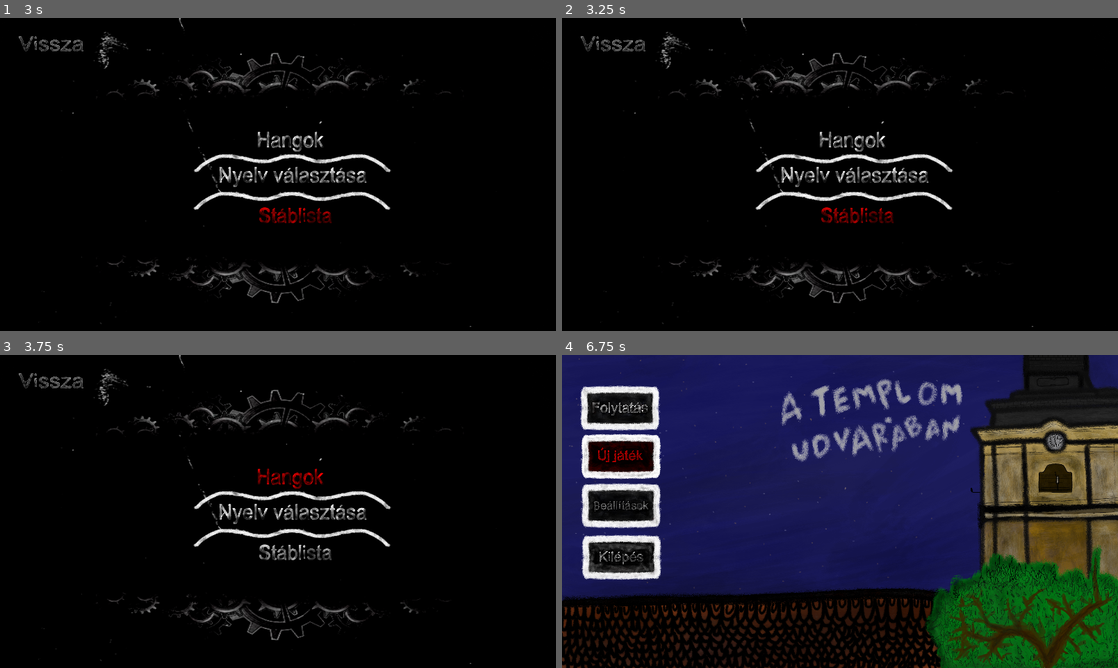
Above: before the commit, frames 1-4 (two rows, left to right).
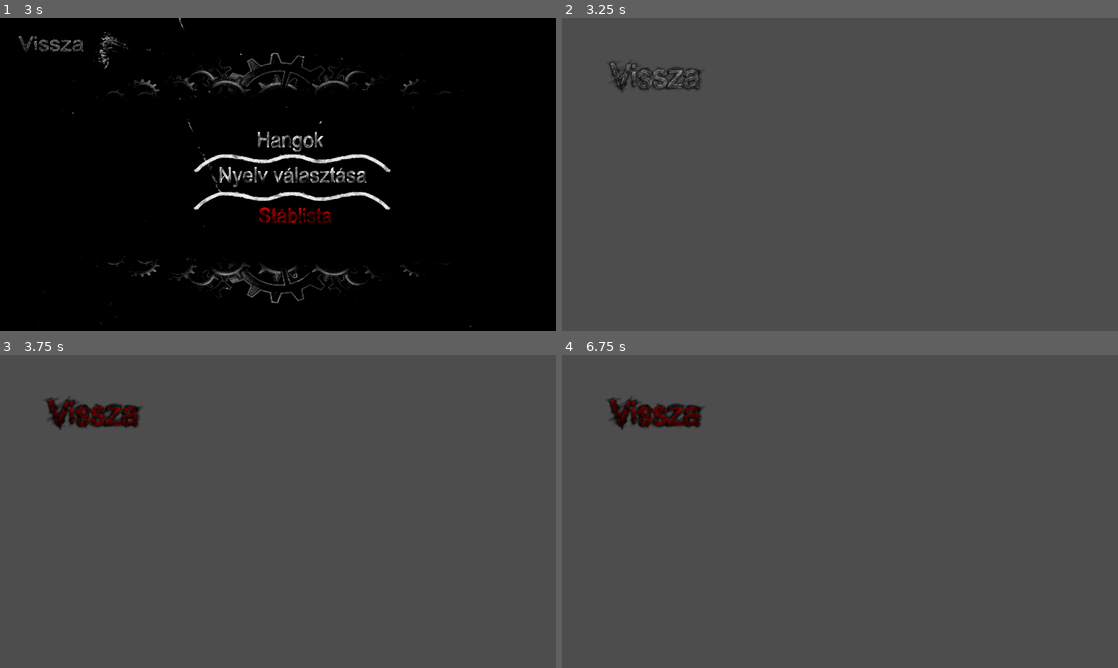
Above: after the commit, the same moments.

Repository: MotherFCKR54/The-Game
Game: Godot game, scene res://scenes/menü.tscn
Same seed, same stepped clock (60 frames per second), same inputs: the game is played once before the commit and once after it. Video files are missing from this copy of the repository; at most half a second of black plays in their place.
Inputs (mouse positions are in pixels of both pictures, inside the frame that each line leads up to; where the layout moved, square brackets give the same spot in the first picture):
- Up to frame 1 (3 s): click (61, 168) at 0.5 s; click (61, 121) at 1.25 s; click (289, 140) at 2 s; click (294, 218) at 2.75 s
- Up to frame 2 (3.25 s): no input
- Up to frame 3 (3.75 s): click (94, 414) [289, 477] at 3.5 s
- Up to frame 4 (6.75 s): click (656, 414) at 4.27 s; click (656, 414) [828, 392] at 5 s; click (656, 414) [828, 392] at 5.75 s; click (656, 414) [623, 458] at 6.5 s

Frame 1 is identical in both runs. In frame 2, 99% of the frame differs, in the area x 0-100%, y 0-100%; in frame 3, 98%; in frame 4, 99%.
Error after the commit: Attempt to call function 'play' in base 'null instance' on a null instance. (res://scenes/vissza.gd:9)

Commit message:
Hangok menü elkezdve
jolesz

Diff:
--- /dev/null
+++ b/the-game/scenes/Hangok.tscn
@@ -0,0 +1,29 @@
+[gd_scene load_steps=6 format=3 uid="uid://bgaps5gh8kke"]
+
+[ext_resource type="Texture2D" uid="uid://cw8oryigrssbi" path="res://pictures/vissza1.png" id="1_wm3fr"]
+[ext_resource type="Script" path="res://scenes/vissza.gd" id="1_xr6c4"]
+[ext_resource type="AudioStream" uid="uid://1v5x41gphjy3" path="res://zenék/kurzor.mp3" id="2_kdflx"]
+[ext_resource type="Texture2D" uid="uid://104t868s8kmg" path="res://pictures/vissza2.png" id="2_nul0y"]
+[ext_resource type="AudioStream" uid="uid://c83i1jqk88q4f" path="res://zenék/buttonpress.mp3" id="3_qt3go"]
+
+[node name="Hangok" type="Node2D"]
+
+[node name="vissza" type="TextureButton" parent="."]
+offset_right = 402.0
+offset_bottom = 244.0
+texture_normal = ExtResource("1_wm3fr")
+texture_pressed = ExtResource("2_nul0y")
+texture_hover = ExtResource("2_nul0y")
+texture_focused = ExtResource("2_nul0y")
+ignore_texture_size = true
+stretch_mode = 0
+script = ExtResource("1_xr6c4")
+
+[node name="AudioStreamPlayer2D" type="AudioStreamPlayer" parent="."]
+stream = ExtResource("2_kdflx")
+
+[node name="AudioStreamPlayer2D2" type="AudioStreamPlayer" parent="."]
+stream = ExtResource("3_qt3go")
+
+[connection signal="mouse_entered" from="vissza" to="vissza" method="_on_mouse_entered"]
+[connection signal="pressed" from="vissza" to="vissza" method="_on_pressed"]
--- a/the-game/scenes/beallitas.gd
+++ b/the-game/scenes/beallitas.gd
@@ -37,3 +37,12 @@
 
 func _on_v_issza_mouse_entered() -> void:
 	$"../AudioStreamPlayer2".play()
+
+
+func _on_hangok_pressed() -> void:
+	$"../AudioStreamPlayer".play()
+	await get_tree().create_timer(1).timeout
+	get_tree().change_scene_to_file("res://scenes/Hangok.tscn")
+
+func _on_hangok_mouse_entered() -> void:
+	$"../AudioStreamPlayer2".play()
--- a/the-game/scenes/beállítások.tscn
+++ b/the-game/scenes/beállítások.tscn
@@ -85,8 +85,10 @@
 [node name="AudioStreamPlayer2" type="AudioStreamPlayer" parent="."]
 stream = ExtResource("7_2jqnw")
 
+[connection signal="mouse_entered" from="Hangok" to="Hangok" method="_on_hangok_mouse_entered"]
 [connection signal="mouse_entered" from="Hangok" to="Hangok" method="_on_mouse_entered"]
 [connection signal="pressed" from="Hangok" to="Hangok" method="_on_pressed"]
+[connection signal="pressed" from="Hangok" to="Hangok" method="_on_hangok_pressed"]
 [connection signal="mouse_entered" from="Nyelv" to="Hangok" method="_on_nyelv_mouse_entered"]
 [connection signal="pressed" from="Nyelv" to="Hangok" method="_on_nyelv_pressed"]
 [connection signal="mouse_entered" from="Stáblista" to="Hangok" method="_on_stáblista_mouse_entered"]
--- a/the-game/scenes/credits.tscn
+++ b/the-game/scenes/credits.tscn
@@ -6,9 +6,9 @@
 [ext_resource type="Texture2D" uid="uid://cyih84co0yf00" path="res://pictures/stablista.png" id="2_tumq5"]
 [ext_resource type="Texture2D" uid="uid://cw8oryigrssbi" path="res://pictures/vissza1.png" id="3_lcx1m"]
 [ext_resource type="Texture2D" uid="uid://104t868s8kmg" path="res://pictures/vissza2.png" id="5_f6hk2"]
-[ext_resource type="Script" path="res://scenes/credits.gd" id="5_gufrq"]
 [ext_resource type="AudioStream" uid="uid://c83i1jqk88q4f" path="res://zenék/buttonpress.mp3" id="6_0ihh2"]
 [ext_resource type="AudioStream" uid="uid://1v5x41gphjy3" path="res://zenék/kurzor.mp3" id="7_2nyb6"]
+[ext_resource type="Script" path="res://scenes/vissza.gd" id="7_8k01o"]
 [ext_resource type="VideoStream" path="res://pictures/kakapo.ogv" id="8_tjqce"]
 [ext_resource type="Texture2D" uid="uid://di5frnb13vyq0" path="res://pictures/tvkeret.png" id="9_b166e"]
 [ext_resource type="Script" path="res://scenes/tv_hatter.gd" id="9_qm605"]
@@ -109,7 +109,7 @@
 texture_pressed = ExtResource("5_f6hk2")
 texture_hover = ExtResource("5_f6hk2")
 texture_focused = ExtResource("5_f6hk2")
-script = ExtResource("5_gufrq")
+script = ExtResource("7_8k01o")
 
 [node name="TvHatter" type="VideoStreamPlayer" parent="."]
 visible = false
--- /dev/null
+++ b/the-game/scenes/vissza.gd
@@ -0,0 +1,9 @@
+extends TextureButton
+
+func _on_pressed() -> void:
+	$"../AudioStreamPlayer".play()
+	await get_tree().create_timer(1).timeout
+	get_tree().change_scene_to_file("res://scenes/menü.tscn")
+
+func _on_mouse_entered() -> void:
+	$"../AudioStreamPlayer2".play()
